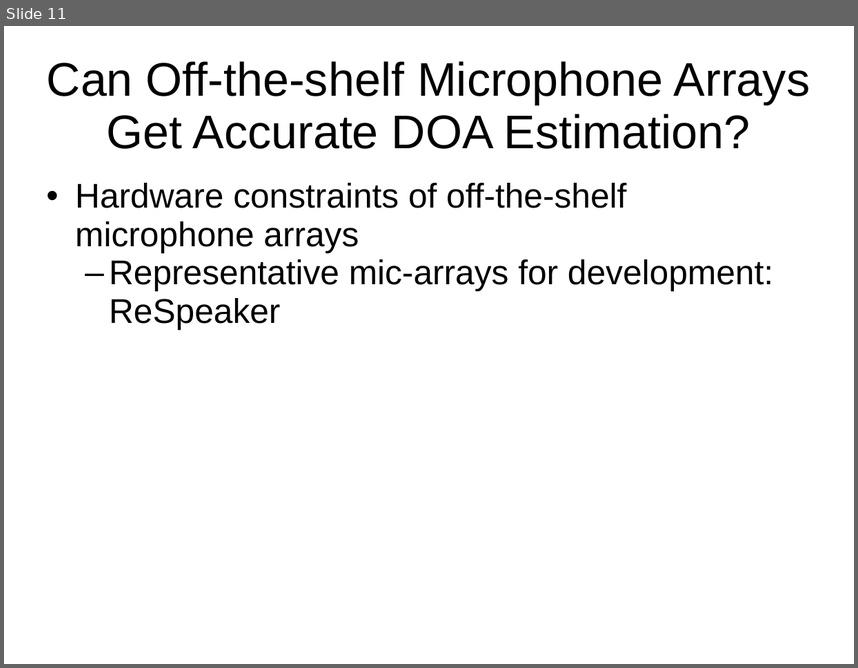
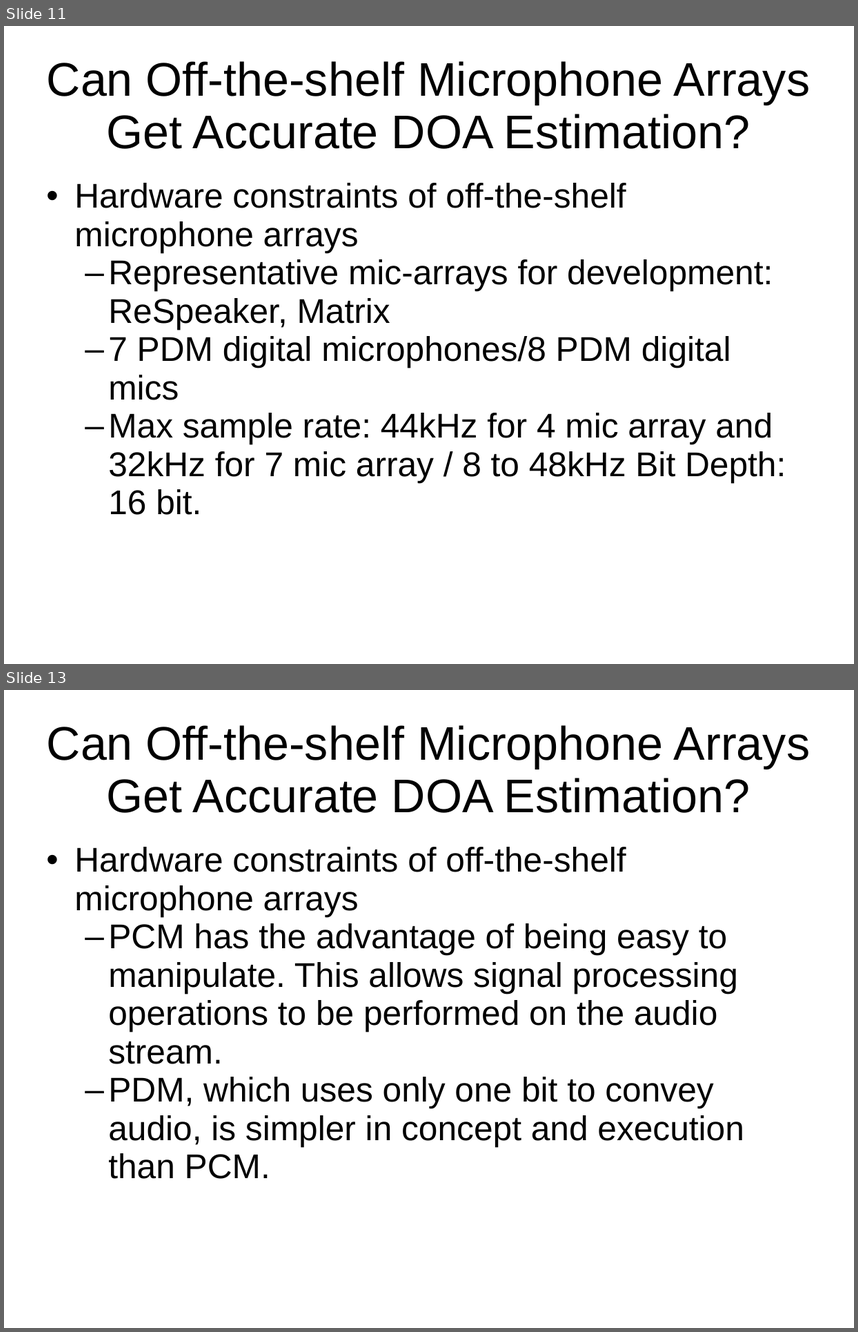
Before and after one commit to HSID/Ubuntu-Desktop, a slide deck: Enhanced-Smart-Home-Assistant.ppt. Shown one above the other, each under a label of ours: slide 11 before the commit, slides 11 and 13 after it; the slides between them are not shown. The pictures are 858x668 and 858x1332 pixels, drawn with LibreOffice and Linux fonts; fonts in the diff are those of the drawing. Boxes give left, top, right and bottom in pixels: in the first picture for what was removed or moved away, otherwise in the second. Text is boxed around its words. In the diff, an @@ line names an element or a change of style, - is before the commit and + after.

Commit message:
Update Tasks, ESHA, KnowledgeBin. Add Understanding_PDM_Digital_Audio

```diff
--- a/Enhanced-Smart-Home-Assistant.ppt
+++ b/Enhanced-Smart-Home-Assistant.ppt
@@ slide 13 added at [4,690,854,1328], background #FFFFFF @@
@@ title added at [47,725,810,813], 44 pt, text #000000 @@
+Can Off-the-shelf Microphone Arrays Get Accurate DOA Estimation?
@@ subtitle added at [74,847,744,1179], 32 pt, text #000000 @@
+• Hardware constraints of off-the-shelf microphone arrays
+  – PCM has the advantage of being easy to manipulate. This allows signal processing operations to be performed on the audio stream.
+  – PDM, which uses only one bit to convey audio, is simpler in concept and execution than PCM.
@@ slide 11 changed as well @@
@@ subtitle at [108,259,786,515]: text changed @@
-  – Representative mic-arrays for development: ReSpeaker
+  – Representative mic-arrays for development: ReSpeaker, Matrix
+  – 7 PDM digital microphones/8 PDM digital mics
+  – Max sample rate: 44kHz for 4 mic array and 32kHz for 7 mic array / 8 to 48kHz Bit Depth: 16 bit.
```
Also in this commit, not shown: 16 other slides changed, 7 other slides added, 3 other files.
